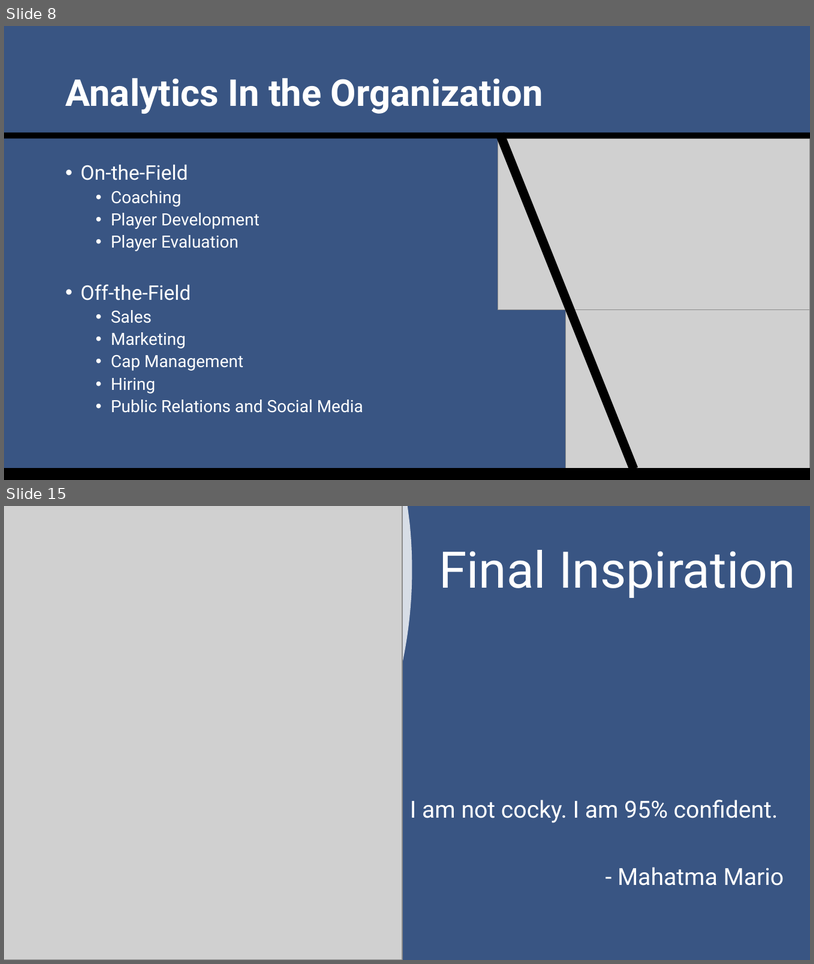
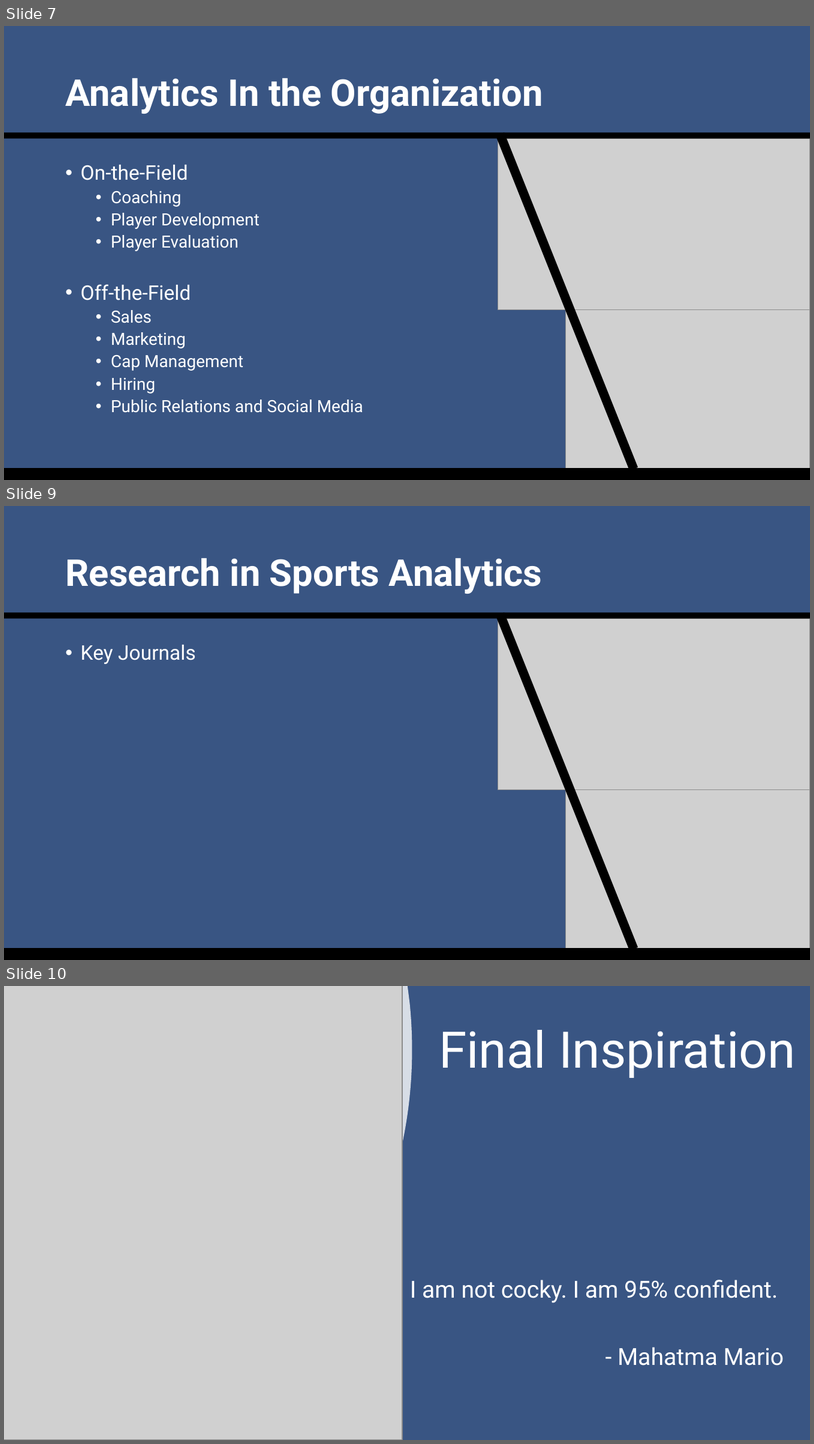
Before and after one commit to SuperMarioGiacomazzo/STOR390_WEBSITE, a slide deck: Slides/Sports Analytics 3/Sports_Analytics_3_Lecture.pptx. Shown one above the other, each under a label of ours: slides 8 and 15 before the commit, slides 7, 9 and 10 after it; the slides between them are not shown. The pictures are 814x964 and 814x1444 pixels, drawn with LibreOffice and Linux fonts; fonts in the diff are those of the drawing; grey boxes stand for pictures. Boxes give left, top, right and bottom in pixels: in the first picture for what was removed or moved away, otherwise in the second. Text is boxed around its words. In the diff, an @@ line names an element or a change of style, - is before the commit and + after.

```diff
--- a/Slides/Sports Analytics 3/Sports_Analytics_3_Lecture.pptx
+++ b/Slides/Sports Analytics 3/Sports_Analytics_3_Lecture.pptx
@@ slide 9 added at (4, 506, 810, 960), background #395583 @@
@@ title added at (65, 558, 543, 594), 44 pt, text #FFFFFF, bold @@
+Research in Sports Analytics
@@ rectangle added at (4, 612, 810, 619), fill #000000 @@
@@ rectangle added at (496, 612, 638, 951), fill #000000 @@
@@ picture added at (498, 619, 810, 790) @@
@@ text added at (81, 645, 196, 664), 24 pt, text #FFFFFF @@
+• Key Journals
@@ picture added at (566, 789, 810, 960) @@
@@ rectangle added at (4, 948, 810, 960), fill #000000 @@
@@ what was slide 8 is now slide 7 @@
@@ what was slide 15 is now slide 10 @@
```
Also in this commit, not shown: 1 slide changed, 1 other slide added, 7 slides removed, 3 other files.
